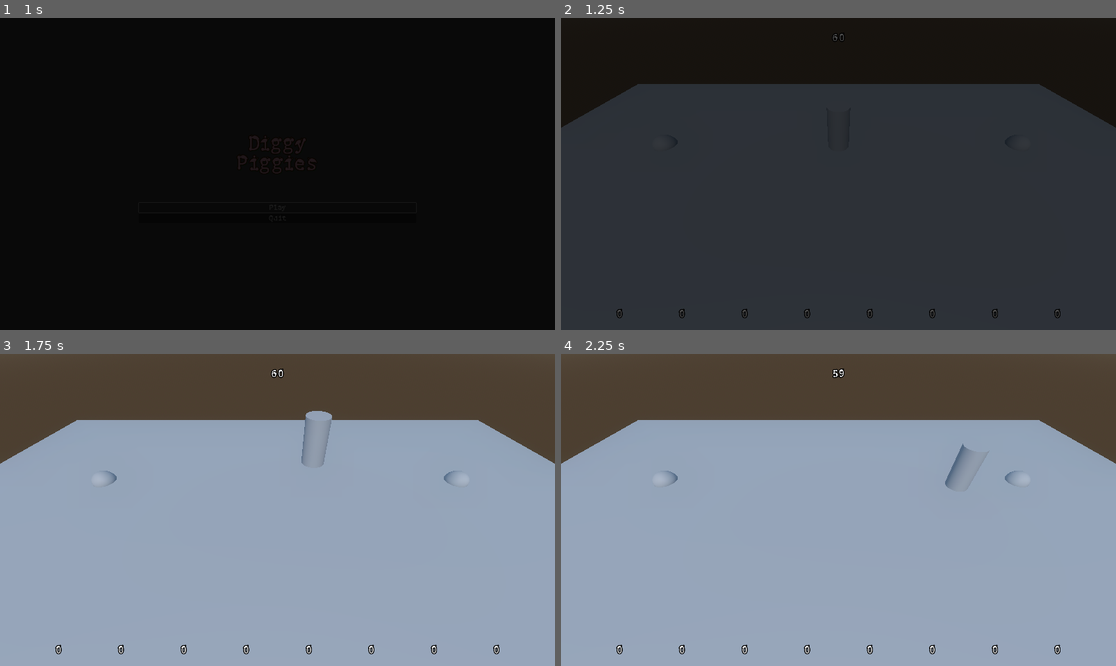
Above: before the commit, frames 1-4 (two rows, left to right).
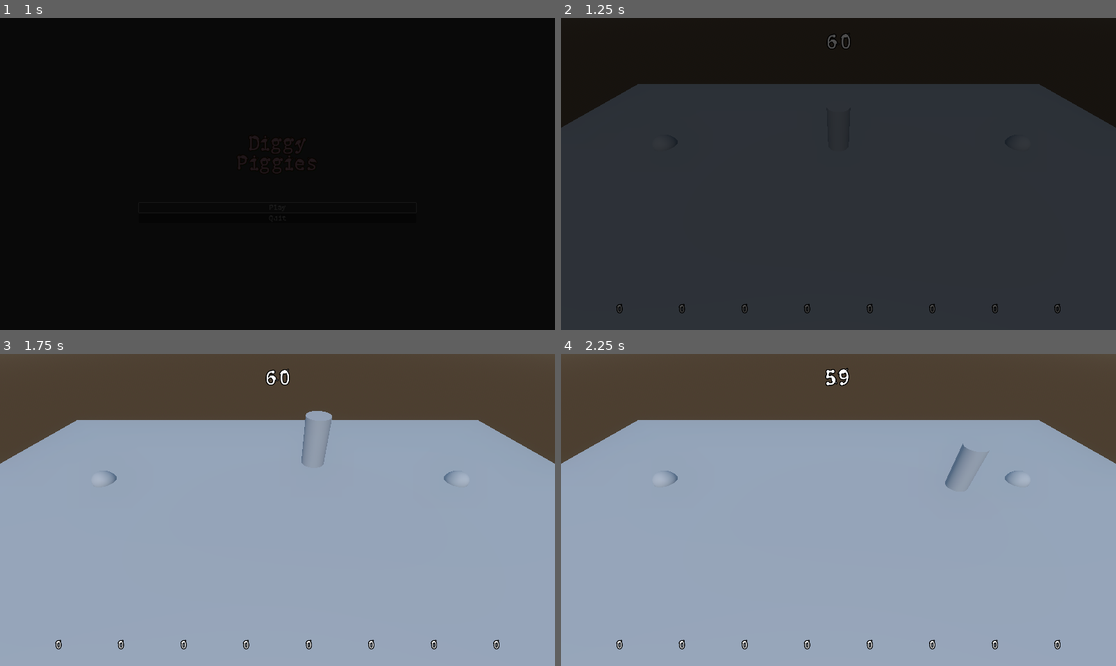
Above: after the commit, the same moments.

Repository: 80hdgames/GGJ-2023
Game: Godot game, scene res://Scenes/Start.tscn
The game is run twice, just before and just after one commit, with the same random seed, the same clock (stepped at 60 frames per second) and the same inputs.
Inputs:
- Up to frame 1 (1 s): click "Play" at 0.5 s
- Up to frame 2 (1.25 s): no input
- Up to frame 3 (1.75 s): tap Enter (ui_accept) at 1.25, 1.52 s; hold Right (ui_right) from 1.28 s (still down); tap Shift (desktop1_boost) at 1.35 s
- Up to frame 4 (2.25 s): release Right (ui_right) at 2.03 s; hold Down (ui_down) from 2.03 s (still down); tap Shift (desktop1_boost) at 2.1 s

Frame 1 is identical in both runs. In frame 2, 0.3% of the frame differs, in the area x 10-90%, y 5-97%; in frame 3, 0.5%; in frame 4, 0.5%, in the area x 9-90%, y 4-97%.

Commit message:
Added timer tweens, UI edits
-timer hud bounces and shines as value decrements
-added a placeholder GameOver sound type that plays once the timer expires

Diff:
--- /dev/null
+++ b/GGJ-2023-Project/Audio/SFX/ClipSets/GameOver.tres
@@ -0,0 +1,13 @@
+[gd_resource type="Resource" script_class="AudioClipSet" load_steps=3 format=3 uid="uid://c22p1wmkthdvj"]
+
+[ext_resource type="AudioStream" uid="uid://eouish3awg31" path="res://Audio/SFX/pong.wav" id="1_dm7h1"]
+[ext_resource type="Script" path="res://Scripts/Audio/AudioClipSet.gd" id="2_oysd0"]
+
+[resource]
+script = ExtResource("2_oysd0")
+clips = [ExtResource("1_dm7h1")]
+priority = 0
+volumeMultiplier = 1.0
+spatialMultiplier = 1.0
+pitchMultiplier = 0.5
+pitchRandomness = 0.1
--- a/GGJ-2023-Project/Scenes/Prefabs/UI/HUDGame.tscn
+++ b/GGJ-2023-Project/Scenes/Prefabs/UI/HUDGame.tscn
@@ -23,12 +23,11 @@
 
 [node name="HBoxContainer" type="HBoxContainer" parent="Margin"]
 layout_mode = 1
-anchors_preset = 12
-anchor_top = 1.0
+anchors_preset = 15
 anchor_right = 1.0
 anchor_bottom = 1.0
 grow_horizontal = 2
-grow_vertical = 0
+grow_vertical = 2
 
 [node name="HUDPlayer" parent="Margin/HBoxContainer" instance=ExtResource("1_v8ofh")]
 layout_mode = 2
--- a/GGJ-2023-Project/Scenes/Prefabs/UI/HUDPlayer.tscn
+++ b/GGJ-2023-Project/Scenes/Prefabs/UI/HUDPlayer.tscn
@@ -19,4 +19,4 @@
 grow_vertical = 2
 text = "0"
 horizontal_alignment = 1
-vertical_alignment = 1
+vertical_alignment = 2
--- a/GGJ-2023-Project/Scenes/Prefabs/UI/HUDTimer.tscn
+++ b/GGJ-2023-Project/Scenes/Prefabs/UI/HUDTimer.tscn
@@ -8,6 +8,8 @@
 anchor_bottom = 1.0
 grow_horizontal = 2
 grow_vertical = 2
+pivot_offset = Vector2(962, 29)
+theme_override_font_sizes/font_size = 64
 text = "60"
 horizontal_alignment = 1
 script = ExtResource("1_5wec2")
--- a/GGJ-2023-Project/Scripts/Autoloads/SfxManager.gd
+++ b/GGJ-2023-Project/Scripts/Autoloads/SfxManager.gd
@@ -7,6 +7,7 @@
 	MenuConfirm,
 	MenuCancel,
 
+	GameOver,
 	Collect
 }
 
--- a/GGJ-2023-Project/Scripts/UI/HUDTimer.gd
+++ b/GGJ-2023-Project/Scripts/UI/HUDTimer.gd
@@ -1,7 +1,10 @@
 extends Label
 
+const SoundType = SfxManager.SoundType
+
 @onready var timer :Timer = $Timer
-var lastValue :int
+@onready var _startValue :int = timer.wait_time
+@onready var lastValue :int = _startValue
 
 
 func _ready():
@@ -12,6 +15,7 @@
 
 
 func _on_timeout():
+	SfxManager.enqueue2d(SoundType.GameOver)
 	print("GAME OVER!")
 	pass
 
@@ -21,5 +25,31 @@
 
 
 func _update_label():
+	var nextValue :int = ceili(timer.time_left)
+	if nextValue != lastValue:
+		_flash()
 	lastValue = ceili(timer.time_left)
 	text = str(lastValue)
+
+
+func _flash():
+	var tween = create_tween()
+	tween.tween_property(self, "self_modulate", _get_target_color() * 1.5, 0.25)
+	tween.tween_property(self, "self_modulate", _get_target_color(), 0.5)
+	tween.play()
+
+	var tweenScale = create_tween()
+	tweenScale.tween_property(self, "scale", Vector2.ONE * 1.1, 0.25)
+	tweenScale.tween_property(self, "scale", Vector2.ONE, 0.5)
+	tweenScale.play()
+
+
+func _get_target_color() -> Color:
+#	if lastValue < _startValue/4:
+#		return Color.RED
+#	elif lastValue < _startValue/3:
+#		return Color.ORANGE
+#	elif lastValue < _startValue/2:
+#		return Color.YELLOW
+#	else:
+	return Color.WHEAT
